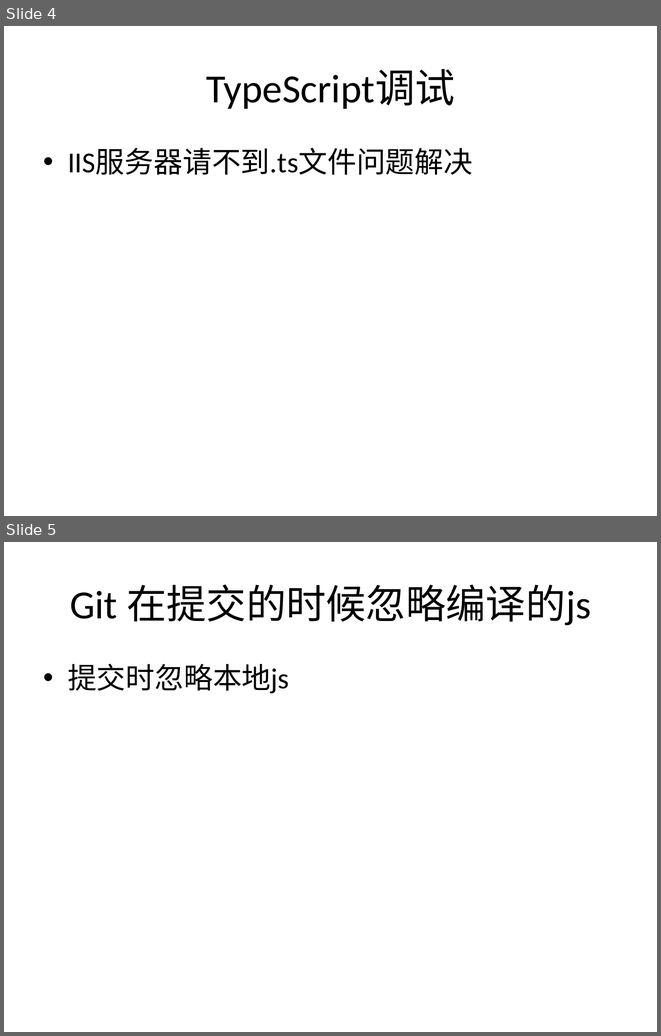
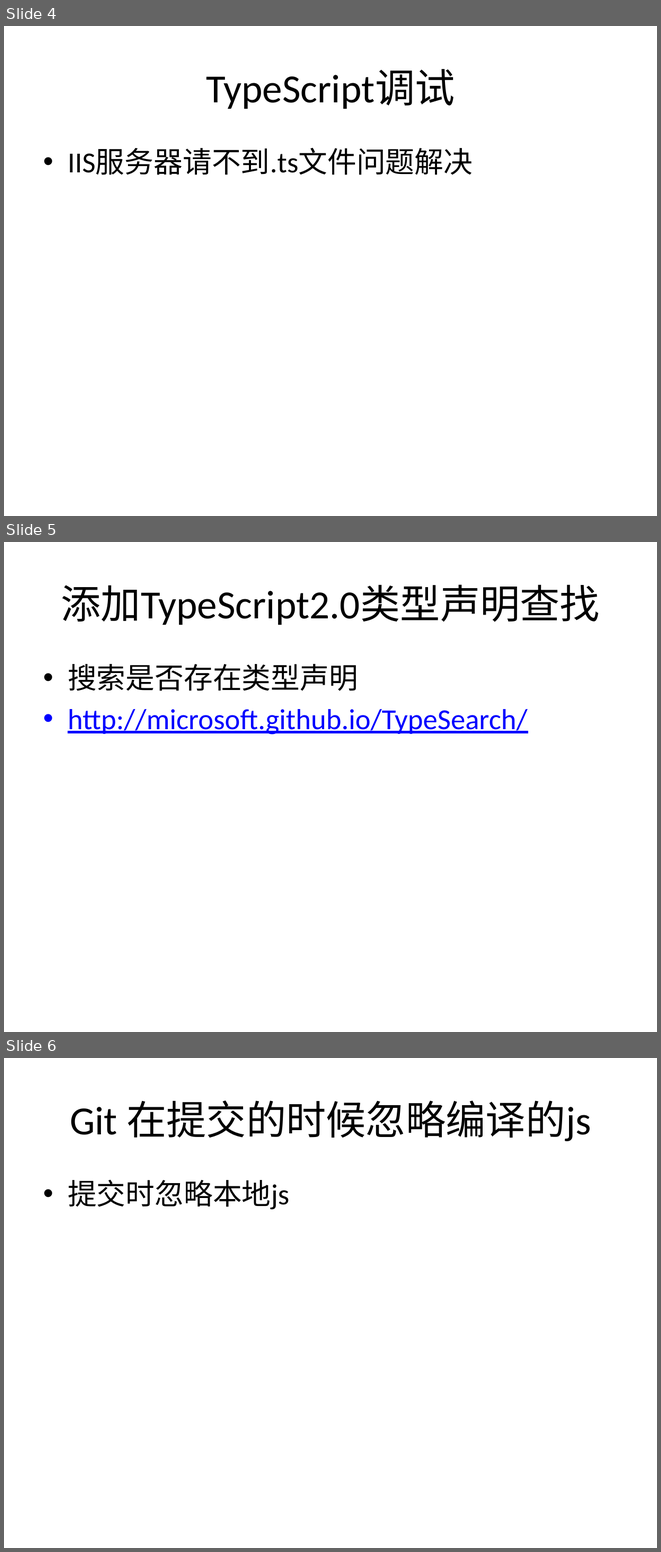
Before and after one commit to jasonLiu001/ng-study-ppt-files, a slide deck: files/Angular2.pptx. Shown one above the other, each under a label of ours: slides 4 and 5 before the commit, slides 4, 5 and 6 after it. The pictures are 661x1036 and 661x1552 pixels, drawn with LibreOffice and Linux fonts; fonts in the diff are those of the drawing. Boxes give left, top, right and bottom in pixels: in the first picture for what was removed or moved away, otherwise in the second. Text is boxed around its words. In the diff, an @@ line names an element or a change of style, - is before the commit and + after.

Commit message:
added

```diff
--- a/files/Angular2.pptx
+++ b/files/Angular2.pptx
@@ slide 5 added at (4,542,657,1032), background #CBE9CF @@
@@ title added at (61,584,600,625), 44 pt, text #000000 @@
+添加TypeScript2.0类型声明查找
@@ text added at (68,664,528,734), 32 pt, text #0000FF, underline @@
+• 搜索是否存在类型声明
+• http://microsoft.github.io/TypeSearch/
@@ what was slide 5 is now slide 6 @@
```
